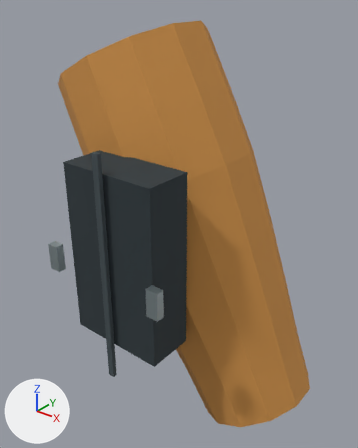
One commit to the glTF model Resource/Export/Modules/Outfit_Engineer_Female_Lean_Sleeve_L.glb: the scene before it, then after it.
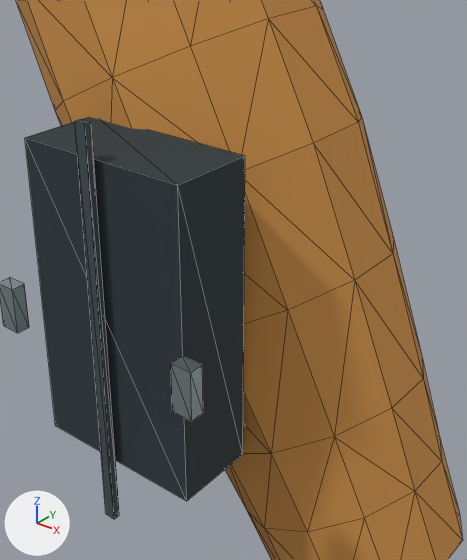
The first picture shows the older version from a camera (50 mm lens) standing at (0.484, -0.287, 1.48) and looking at (0.267, -0.016, 1.312). The close-ups show the older and then the newer version on the part from 14% to 87% of the width and 19% to 89% of the height of that picture. Only the edits that show in the close-ups are written down. The axes (+X, +Y, +Z) are drawn at lower left. The lights are the same throughout. The close-ups show mesh edges as thin lines. Vertices at exactly the same position are counted once.

The scene before the commit, as lines of its bpy script (objects in view):
```python
me_outfit_engineer_female_lean_sleeve_l_mesh_001 = bpy.data.meshes.new('Outfit_Engineer_Female_Lean_Sleeve_L_Mesh.001')
me_outfit_engineer_female_lean_sleeve_l_mesh_001.from_pydata(...)  # 116 vertices, 212 faces; spans x 0.158..0.379, y -0.101..0.061, z 1.151..1.456
# faces by material slot: [164, 12, 12, 24]
me_outfit_engineer_female_lean_sleeve_l_mesh_001.materials.append(mat_cloth_ochre)  # orange #cd9048
me_outfit_engineer_female_lean_sleeve_l_mesh_001.materials.append(mat_rubber)  # dark blue #2d383d
me_outfit_engineer_female_lean_sleeve_l_mesh_001.materials.append(mat_fabric_seam)  # greyish blue #424d52
me_outfit_engineer_female_lean_sleeve_l_mesh_001.materials.append(mat_fastener_titanium)  # grey #a8b6ba
ob_outfit_engineer_female_lean_sleeve_l = bpy.data.objects.new('Outfit_Engineer_Female_Lean_Sleeve_L', me_outfit_engineer_female_lean_sleeve_l_mesh_001)
ob_outfit_engineer_female_lean_sleeve_l.location = (0.0, 0.0, 0.0)
```
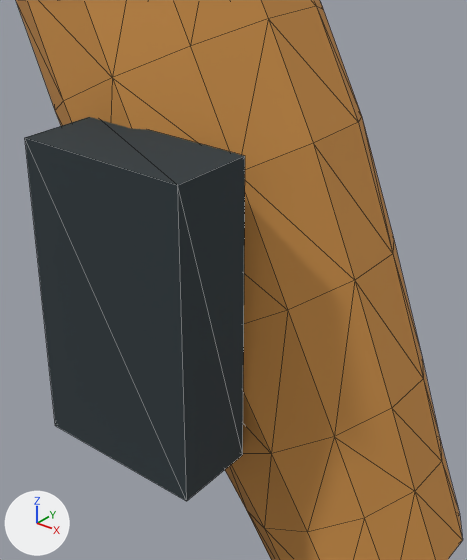
Location of each change, [x1, y1, x2, y2] in pixels of the close-ups (467 x 560 px):
'Outfit_Engineer_Female_Lean_Sleeve_L', reshaped: before [0, 0, 462, 560]; after [16, 0, 462, 560]
part 1 of me_outfit_engineer_female_lean_sleeve_l_mesh_001, deleted: before [0, 278, 29, 333]
part 2 of me_outfit_engineer_female_lean_sleeve_l_mesh_001, deleted: before [171, 356, 203, 421]
part 3 of me_outfit_engineer_female_lean_sleeve_l_mesh_001, deleted: before [75, 119, 119, 519]

Diff of the bpy script that builds the scene:
```diff
--- a/Resource/Export/Modules/Outfit_Engineer_Female_Lean_Sleeve_L.glb.py
+++ b/Resource/Export/Modules/Outfit_Engineer_Female_Lean_Sleeve_L.glb.py
@@ me_outfit_engineer_female_lean_sleeve_l_mesh_001 @@
 # used by ob_outfit_engineer_female_lean_sleeve_l; location = (0.0, 0.0, 0.0)
-me_outfit_engineer_female_lean_sleeve_l_mesh_001.from_pydata(...)  # 116 vertices, 212 faces; spans x 0.158..0.379, y -0.101..0.061, z 1.151..1.456
+me_outfit_engineer_female_lean_sleeve_l_mesh_001.from_pydata(...)  # 92 vertices, 176 faces; spans x 0.158..0.379, y -0.092..0.061, z 1.151..1.456
+# me_outfit_engineer_female_lean_sleeve_l_mesh_001 part 1: the loose piece of 8 vertices spanning x 0.217..0.226, y -0.101..-0.095, z 1.293..1.313 is deleted
+# me_outfit_engineer_female_lean_sleeve_l_mesh_001 part 2: the loose piece of 8 vertices spanning x 0.31..0.319, y -0.101..-0.095, z 1.293..1.313 is deleted
+# me_outfit_engineer_female_lean_sleeve_l_mesh_001 part 3: the loose piece of 8 vertices spanning x 0.266..0.271, y -0.097..-0.094, z 1.218..1.389 is deleted
 me_outfit_engineer_female_lean_sleeve_l_mesh_001.materials.append(mat_cloth_ochre)
 me_outfit_engineer_female_lean_sleeve_l_mesh_001.materials.append(mat_rubber)
-me_outfit_engineer_female_lean_sleeve_l_mesh_001.materials.append(mat_fabric_seam)  # greyish blue #424d52
-me_outfit_engineer_female_lean_sleeve_l_mesh_001.materials.append(mat_fastener_titanium)  # grey #a8b6ba
```
